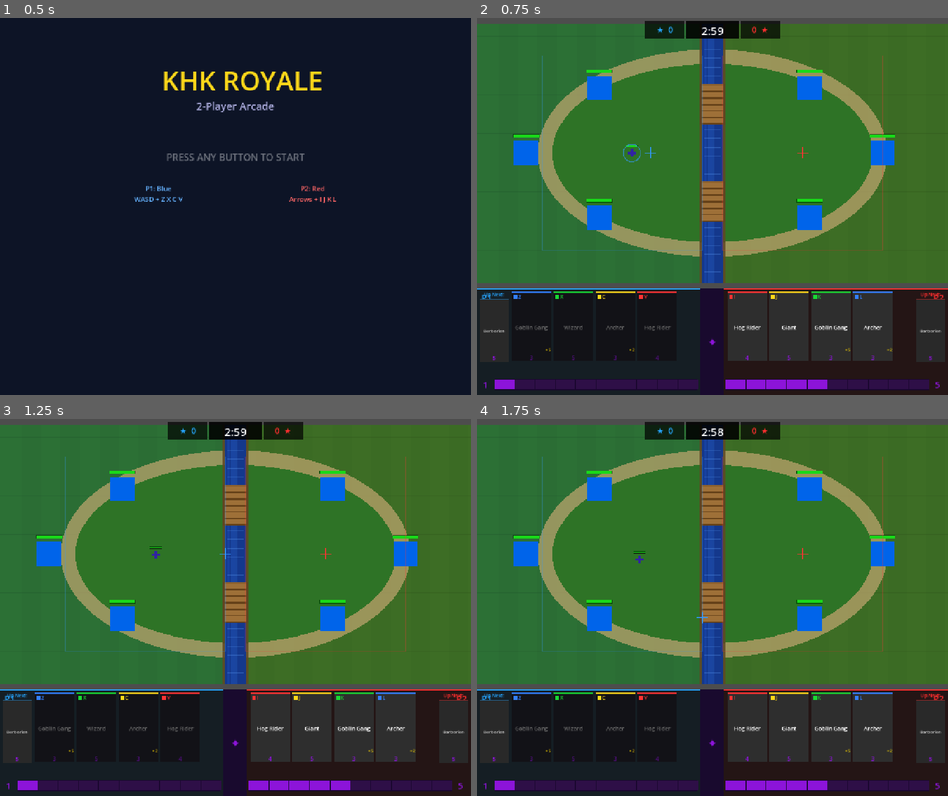
Above: before the commit, frames 1-4 (two rows, left to right).
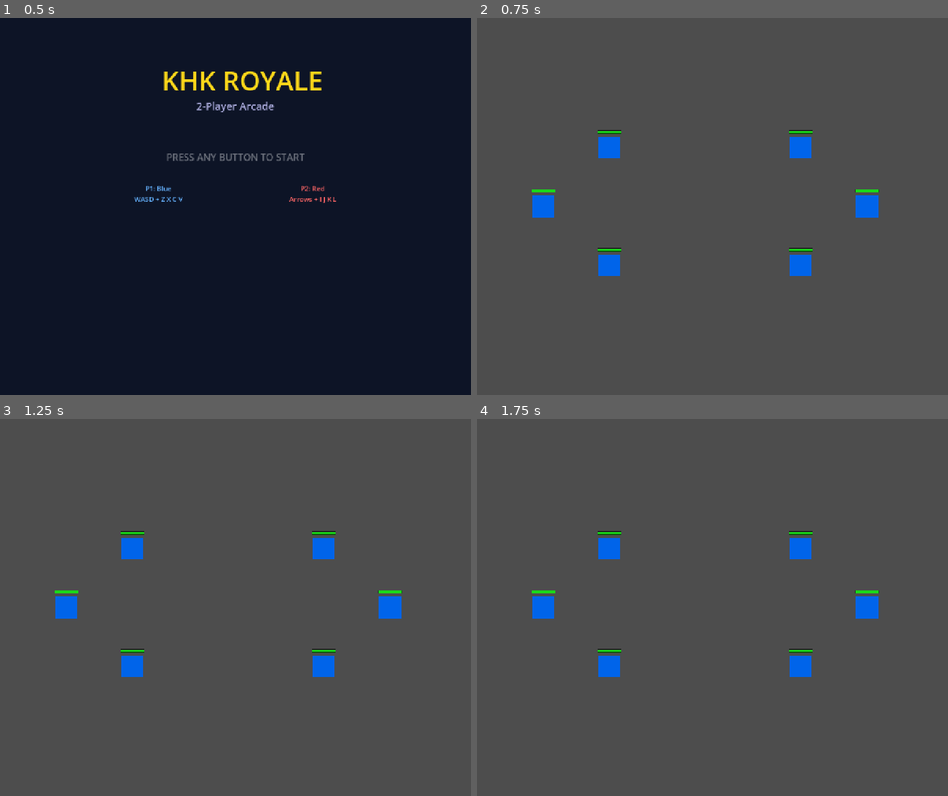
Above: after the commit, the same moments.

Repository: michaelcortese/khk-expo-2026
Game: Godot game, scene res://main_menu.tscn
Two runs of this game, one before a commit and one after it. Both use one fixed random seed, a clock stepped at 60 frames per second and the inputs below.
Inputs:
- Up to frame 1 (0.5 s): no input
- Up to frame 2 (0.75 s): tap Enter at 0.5 s; hold D from 0.53 s (still down); tap Z at 0.6 s
- Up to frame 3 (1.25 s): keep holding D
- Up to frame 4 (1.75 s): tap Space at 1.25 s; release D at 1.28 s; hold S from 1.28 s (still down); tap X at 1.35 s

Frame 1 is identical in both runs. In frame 2, 97% of the frame differs, in the area x 0-100%, y 0-100%; in frame 3, 97%; in frame 4, 97%.

Commit message:
Added sounds

Diff:
--- a/scripts/game_manager.gd
+++ b/scripts/game_manager.gd
@@ -458,6 +458,15 @@
 var _awaiting_menu: bool = false
 
 func _input(event: InputEvent) -> void:
+	# DEBUG — remove once button mapping is confirmed
+	if event is InputEventJoypadButton and (event as InputEventJoypadButton).pressed:
+		var e := event as InputEventJoypadButton
+		print("JOY device=%d  button=%d  name=%s" % [e.device, e.button_index, JoyButton.keys()[e.button_index]])
+	if event is InputEventJoypadMotion:
+		var e := event as InputEventJoypadMotion
+		if abs(e.axis_value) > 0.3:
+			print("JOY device=%d  axis=%d  value=%.2f" % [e.device, e.axis, e.axis_value])
+
 	if not _awaiting_menu:
 		return
 	var pressed := false
